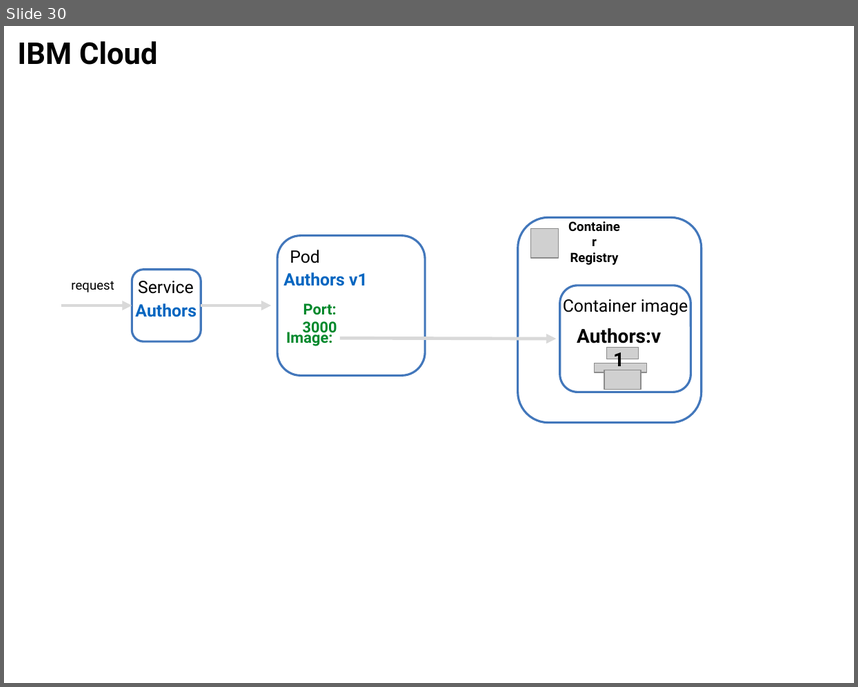
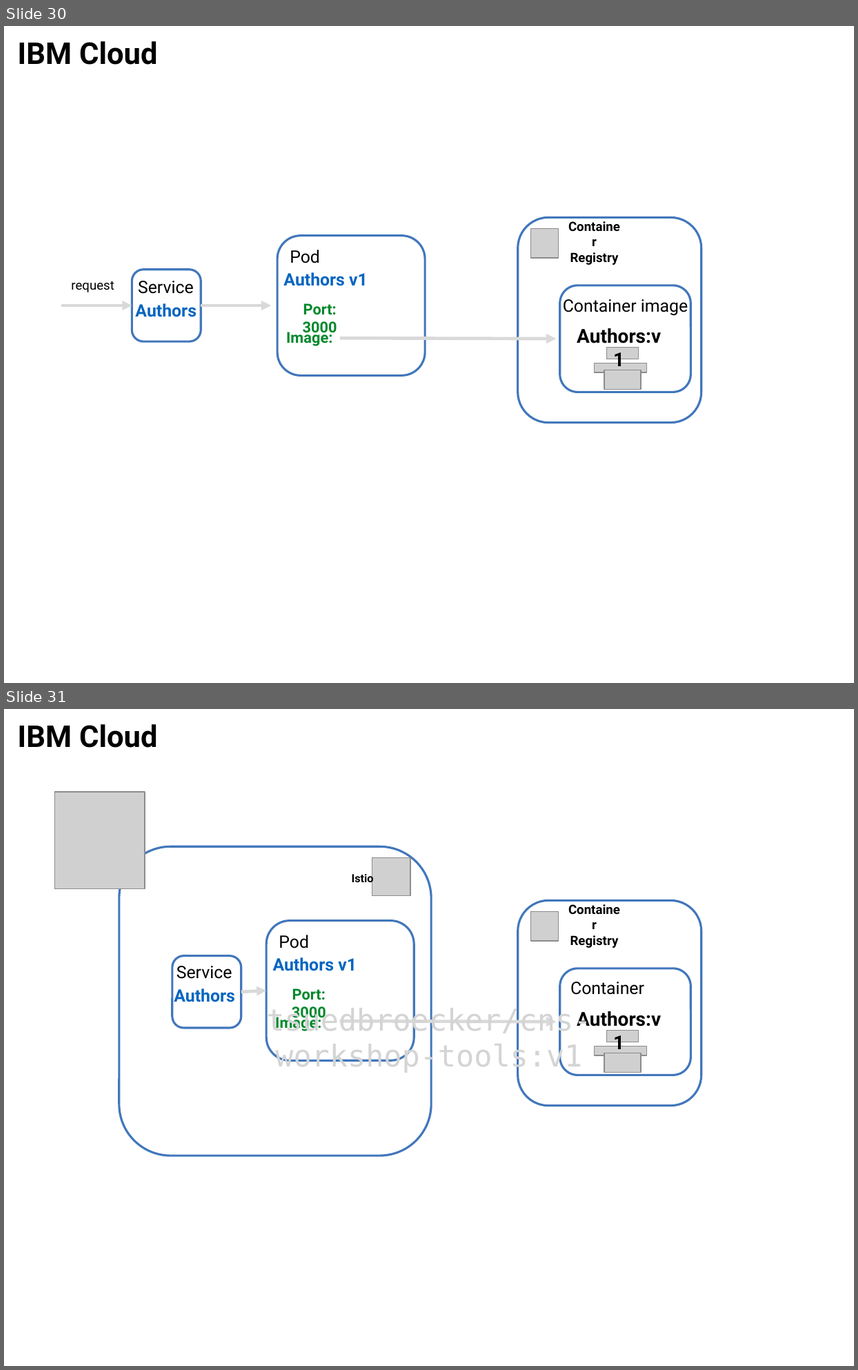
Before and after one commit to thomassuedbroecker/cloud-native-starter, a slide deck: workshop-fullsample/images/architecture.pptx. Shown one above the other, each under a label of ours: slide 30 before the commit, slides 30 and 31 after it. The pictures are 858x687 and 858x1370 pixels, drawn with LibreOffice and Linux fonts; fonts in the diff are those of the drawing; grey boxes stand for pictures. Boxes give left, top, right and bottom in pixels: in the first picture for what was removed or moved away, otherwise in the second. Text is boxed around its words. In the diff, an @@ line names an element or a change of style, - is before the commit and + after.

Commit message:
update workshop

```diff
--- a/workshop-fullsample/images/architecture.pptx
+++ b/workshop-fullsample/images/architecture.pptx
@@ slide 31 added at <box>4,709,854,1366</box>, background #FFFFFF @@
@@ text added at <box>18,724,157,748</box>, 28 pt, text #000000, bold @@
+IBM Cloud
@@ picture added at <box>54,792,145,889</box> @@
@@ rounded rectangle added at <box>119,846,431,1155</box>, outline #4277BB 2 pt @@
@@ text added at <box>352,872,374,885</box>, 10.5 pt, text #000000, bold @@
+Istio
@@ picture added at <box>372,857,410,895</box> @@
@@ rounded rectangle added at <box>518,901,702,1106</box>, outline #4277BB 2 pt @@
@@ picture added at <box>531,911,559,941</box> @@
@@ rounded rectangle added at <box>266,921,414,1061</box>, outline #4277BB 2 pt @@
@@ text added at <box>279,935,309,948</box>, 16 pt, text #000000 @@
+Pod
@@ text added at <box>570,935,619,948</box>, 12 pt, text #000000, bold @@
+Container Registry
@@ rounded rectangle added at <box>172,955,241,1027</box>, outline #4277BB 2 pt @@
@@ text added at <box>176,966,232,979</box>, 16 pt, text #000000 @@
+Service
@@ text added at <box>273,957,357,971</box>, 16 pt, text #0365C0, bold @@
+Authors v1
@@ rounded rectangle added at <box>559,968,691,1075</box>, fill #FFFFFF, outline #4277BB 2 pt @@
@@ text added at <box>174,988,235,1002</box>, 16 pt, text #0365C0, bold @@
+Authors
@@ arrow added from (241, 992) to (266, 991), #D9D9D9 3 pt @@
@@ text added at <box>292,988,326,1022</box>, 14 pt, text #00882B, bold @@
+Port: 3000
@@ text added at <box>570,982,644,995</box>, 16 pt, text #000000 @@
+Container
@@ text added at <box>266,1006,591,1073</box>, 28 pt, text #D4D4D4 @@
+tsuedbroecker/cns-workshop-tools:v1
@@ text added at <box>275,1011,661,1073</box>, 18 pt, text #000000, bold @@
+Authors:v1
@@ text added at <box>275,1013,321,1032</box>, 14 pt, text #00882B, bold @@
+Image:
@@ arrow added from (340, 1021) to (557, 1022), #D9D9D9 3 pt @@
@@ picture added at <box>607,1031,639,1043</box> @@
@@ picture added at <box>595,1046,647,1055</box> @@
@@ picture added at <box>604,1053,641,1072</box> @@
```
Also in this commit, not shown: 5 other slides added, 2 other files.
